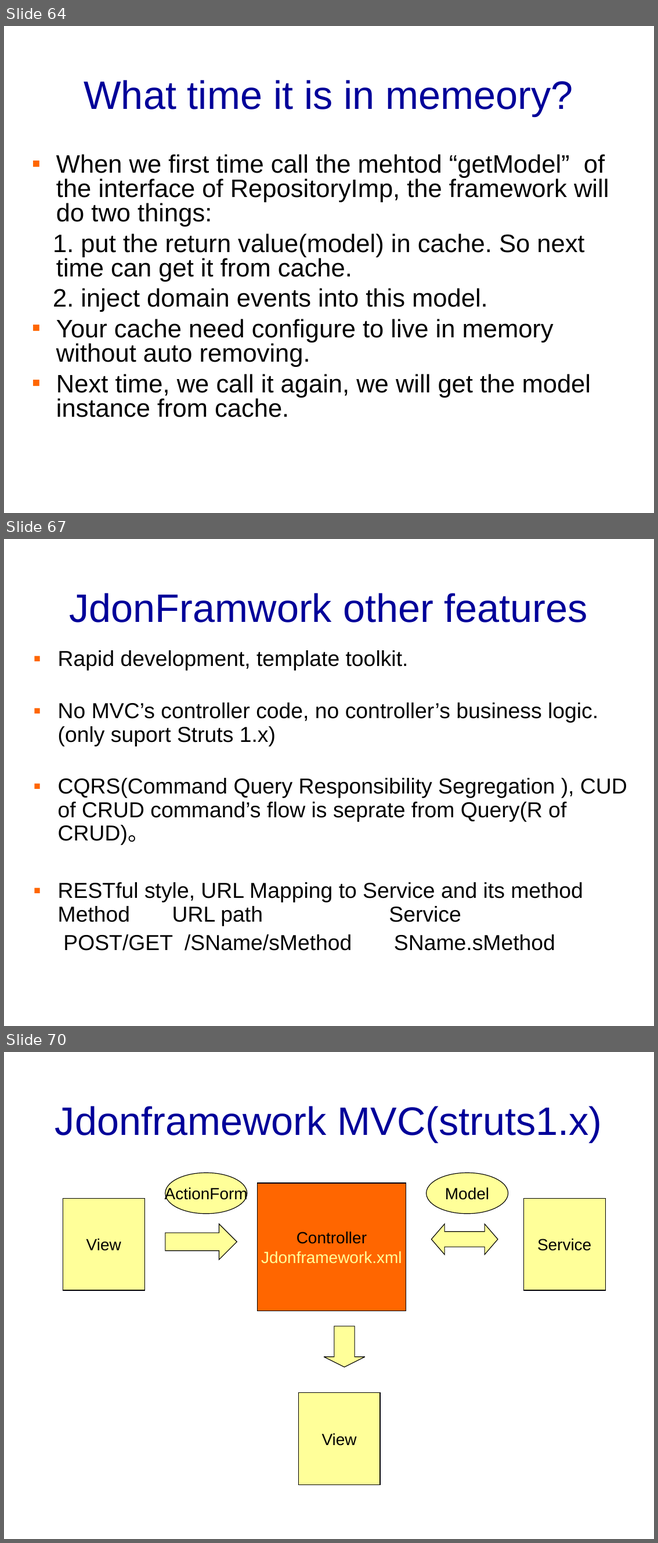
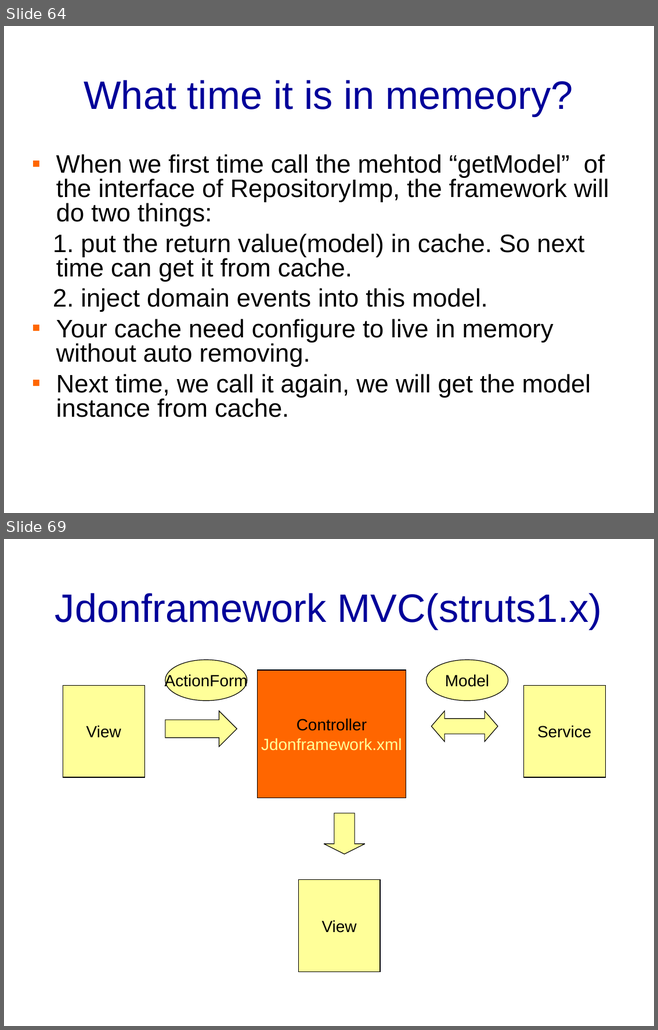
Before and after one commit to banq/jdonframework, a slide deck: doc/english/JdonFramework.ppt. Shown one above the other, each under a label of ours: slides 64, 67 and 70 before the commit, slides 64 and 69 after it; the slides between them are not shown. The pictures are 658x1543 and 658x1030 pixels, drawn with LibreOffice and Linux fonts; fonts in the diff are those of the drawing; background and template pictures are left out. Boxes give left, top, right and bottom in pixels: in the first picture for what was removed or moved away, otherwise in the second. Text is boxed around its words. In the diff, an @@ line names an element or a change of style, - is before the commit and + after.

```diff
--- a/doc/english/JdonFramework.ppt
+++ b/doc/english/JdonFramework.ppt
@@ slide 67 removed at box(4, 539, 654, 1026), background picture (left out) @@
@@ title removed at box(70, 593, 587, 623) @@
-JdonFramwork other features
@@ text removed at box(58, 650, 627, 951) @@
-▪ Rapid development, template toolkit.
-▪ No MVC’s controller code, no controller’s business logic. (only suport Struts 1.x)
-▪ CQRS(Command Query Responsibility Segregation ), CUD of CRUD command’s flow is seprate from Query(R of CRUD)。
-▪ RESTful style, URL Mapping to Service and its method Method URL path Service
-POST/GET /SName/sMethod SName.sMethod
@@ what was slide 70 is now slide 69 @@
```
Also in this commit, not shown: 5 slides changed, 1 slide added, 1 other slide removed, 6 other files.
